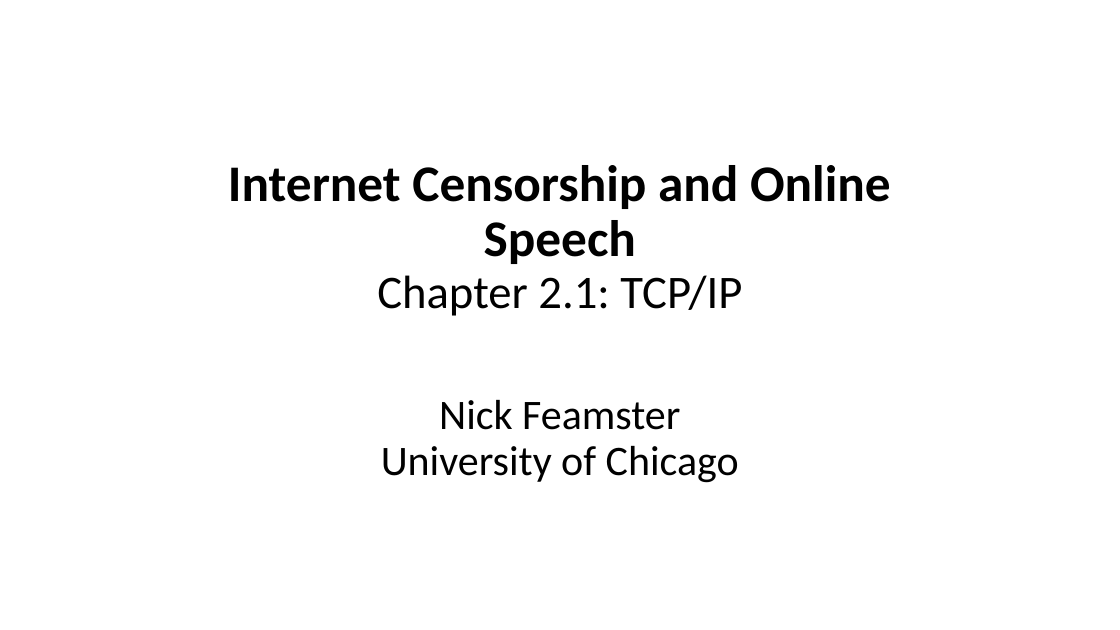
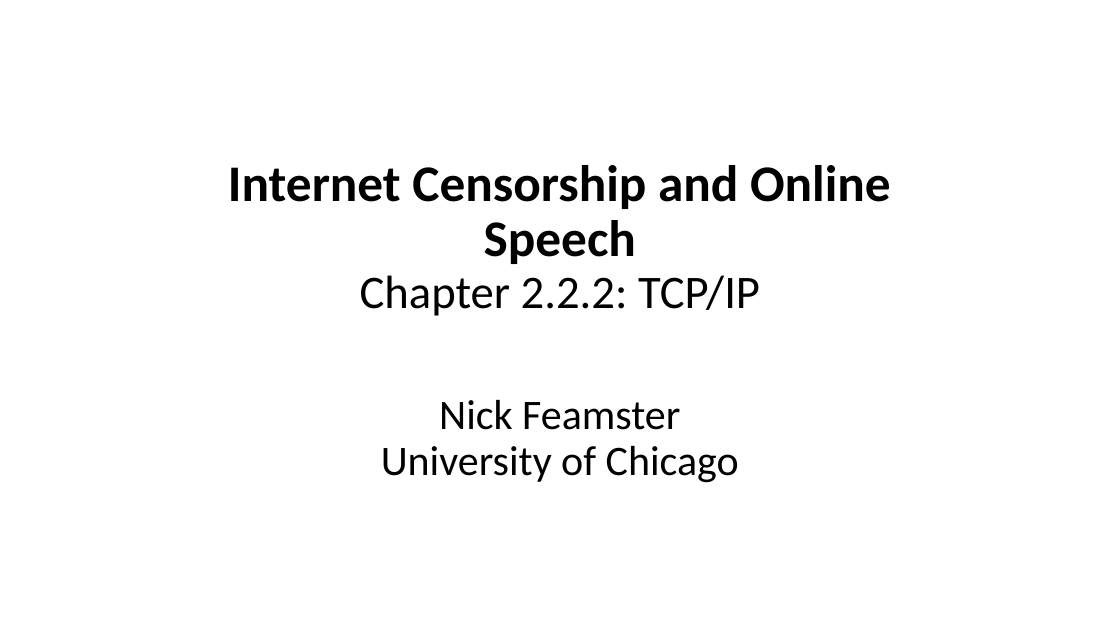
Before and after one commit to noise-lab/censorship-course, a slide deck: slide 15 of docs/slides/class/04-Protocols.pptx (slide 3 before the commit). Drawn at 1120x630 pixels with LibreOffice and Linux fonts; fonts in the diff are those of the drawing. Boxes give left, top, right and bottom in pixels: in the first picture for what was removed or moved away, otherwise in the second. Text is boxed around its words. In the diff, an @@ line names an element or a change of style, - is before the commit and + after.

```diff
--- a/docs/slides/class/04-Protocols.pptx
+++ b/docs/slides/class/04-Protocols.pptx
@@ title at (x1=228, y1=165, x2=891, y2=316): text changed @@
-Internet Censorship and Online Speech
-Chapter 2.1: TCP/IP
+Internet Censorship and Online Speech
+Chapter 2.2.2: TCP/IP
```
Also in this commit, not shown: 4 other slides changed.
